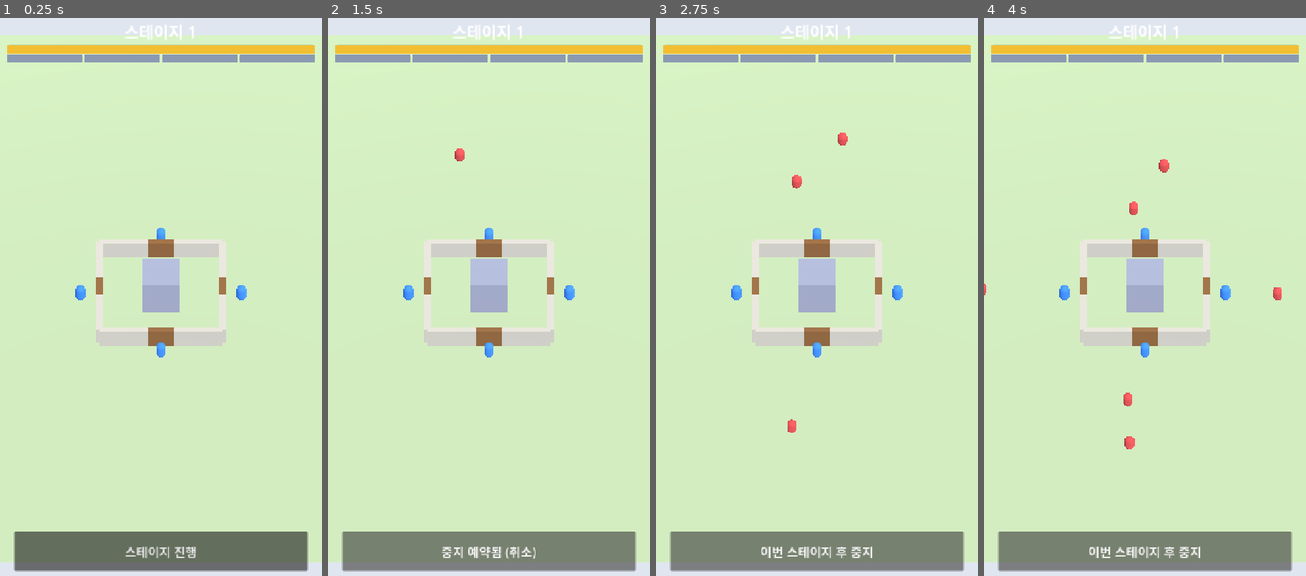
Above: before the commit, frames 1-4 (left to right).
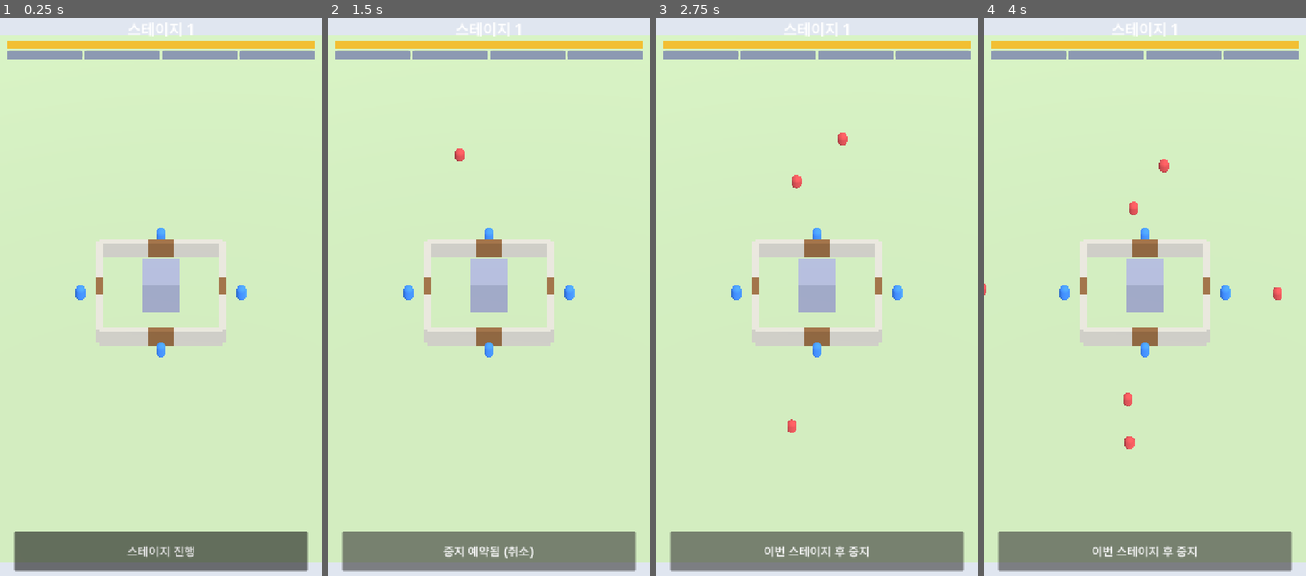
Above: after the commit, the same moments.

Repository: ILSEONG/CastleRPG
Game: Godot game, scene res://scenes/main.tscn
The game is run twice, just before and just after one commit, with the same random seed, the same clock (stepped at 60 frames per second) and the same inputs.
Inputs:
- Up to frame 1 (0.25 s): no input
- Up to frame 2 (1.5 s): click "스테이지 진행" at 0.5 s; click "이번 스테이지 후 중지" at 1.25 s
- Up to frame 3 (2.75 s): click "중지 예약됨 (취소)" at 2 s
- Up to frame 4 (4 s): click "이번 스테이지 후 중지" at 2.75 s; click "중지 예약됨 (취소)" at 3.5 s

The runs differ from the first frame. In frame 1, 2.5% of the frame differs, in the area x 2-98%, y 0-97%; in frame 2, 2.7%; in frame 3, 2.7%; in frame 4, 2.7%.

Commit message:
feat: headless web preview pipeline and bundled Korean font
Web export preset, build/serve/screenshot tools under dev/, Pretendard
as the default theme font so Korean renders on web and mobile. The
windowed --shot flag is gone; auto-stage also works via ?auto-stage.

Co-Authored-By: Claude Opus 5.5 <noreply@anthropic.com>

Diff:
--- a/project.godot
+++ b/project.godot
@@ -22,6 +22,10 @@
 window/stretch/aspect="expand"
 window/handheld/orientation=1
 
+[gui]
+
+theme/custom_font="res://assets/fonts/Pretendard-SemiBold.otf"
+
 [rendering]
 
 renderer/rendering_method="gl_compatibility"
--- a/scripts/main.gd
+++ b/scripts/main.gd
@@ -1,7 +1,6 @@
 extends Node3D
 ## 월드 조립. 씬 파일은 이것 하나. 나머지는 코드로 생성.
-## 개발용 유저 인자(-- 뒤): --shot=SECONDS  그 시각에 res://tools/shot.png 저장 후 종료
-##                          --auto-stage    시작 즉시 스테이지 진행
+## 개발용 auto-stage: 네이티브는 유저 인자 `-- --auto-stage`, 웹은 URL에 `?auto-stage` → 시작 즉시 스테이지 진행.
 
 const Balance := preload("res://scripts/balance.gd")
 const Flat := preload("res://scripts/flat.gd")
@@ -14,9 +13,6 @@
 var camera: Camera3D
 var castle
 var heroes: Array = []
-
-var _shot_at := -1.0
-var _elapsed := 0.0
 
 
 func _ready() -> void:
@@ -37,18 +33,9 @@
 	spawner.castle = castle
 	add_child(spawner)
 	add_child(HudScript.new())
-	_apply_dev_args()
-
-
-func _process(delta: float) -> void:
-	if _shot_at < 0.0:
-		return
-	_elapsed += delta
-	if _elapsed >= _shot_at:
-		_shot_at = -1.0
-		var err := get_viewport().get_texture().get_image().save_png("res://tools/shot.png")
-		print("shot saved err=%d" % err)
-		get_tree().quit()
+	_connect_dev_log()
+	if _auto_stage_requested():
+		GameState.start_stage()
 
 
 func _build_world() -> void:
@@ -79,12 +66,15 @@
 	camera.look_at(Vector3.ZERO)
 
 
-func _apply_dev_args() -> void:
-	for arg in OS.get_cmdline_user_args():
-		if arg.begins_with("--shot="):
-			_shot_at = float(arg.get_slice("=", 1))
-		elif arg == "--auto-stage":
-			GameState.start_stage()
+func _connect_dev_log() -> void:
 	GameState.mode_changed.connect(func(m): print("[mode] %d stage=%d" % [m, GameState.stage]))
 	GameState.stage_cleared.connect(func(s): print("[cleared] %d" % s))
 	GameState.stage_failed.connect(func(s): print("[failed] %d" % s))
+
+
+func _auto_stage_requested() -> bool:
+	if OS.get_cmdline_user_args().has("--auto-stage"):
+		return true
+	if OS.has_feature("web"):
+		return str(JavaScriptBridge.eval("window.location.search")).contains("auto-stage")
+	return false
Not shown, added: assets/fonts/OFL.txt
Binary file added: assets/fonts/Pretendard-SemiBold.otf
Not shown, added: assets/fonts/Pretendard-SemiBold.otf.import
Not shown, added: dev/.gdignore
Not shown, added: dev/package-lock.json
Not shown, added: dev/package.json
Not shown, added: export_presets.cfg
Not shown, changed: .gitignore
Not shown, added: dev/build-web.sh
Not shown, added: dev/webshot.mjs
